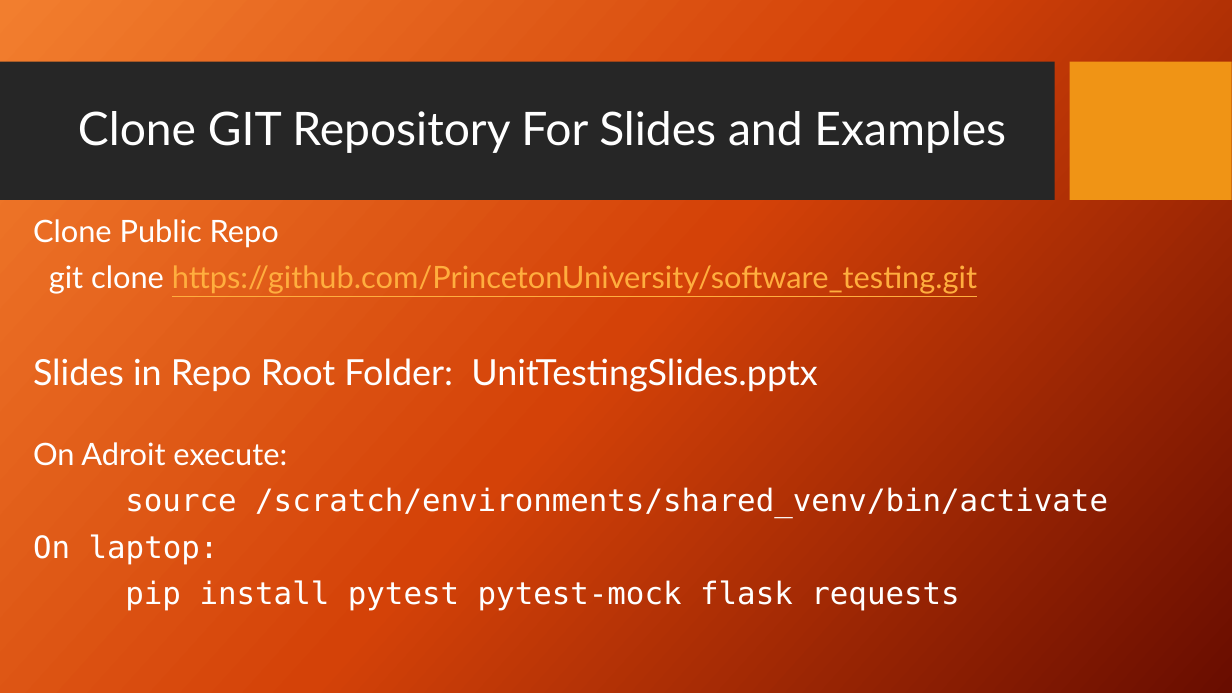
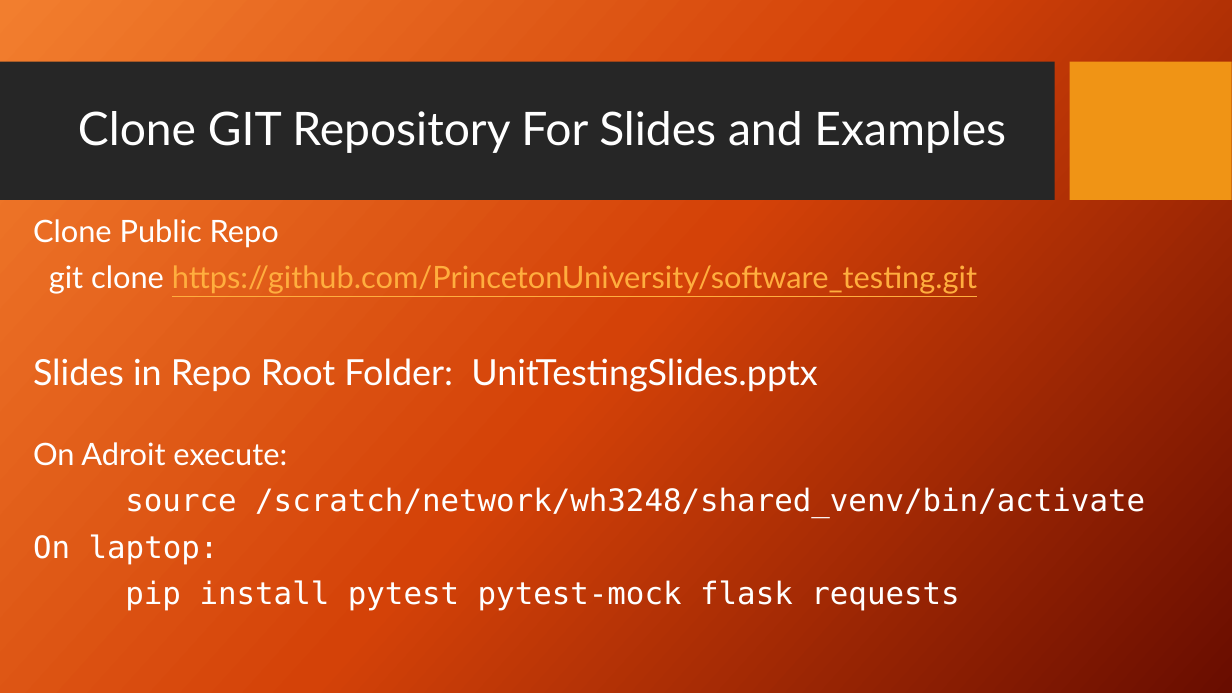
Before and after one commit to PrincetonUniversity/software_testing, a slide deck: slide 2 of UnitTestingSlides.pptx. Drawn at 1232x693 pixels with LibreOffice and Linux fonts; fonts in the diff are those of the drawing; background and template pictures are left out. Boxes give left, top, right and bottom in pixels: in the first picture for what was removed or moved away, otherwise in the second. Text is boxed around its words. In the diff, an @@ line names an element or a change of style, - is before the commit and + after.

```diff
--- a/UnitTestingSlides.pptx
+++ b/UnitTestingSlides.pptx
@@ text at (125, 486, 1145, 518): text changed @@
-source /scratch/environments/shared_venv/bin/activate
+source /scratch/network/wh3248/shared_venv/bin/activate
```
Also in this commit, not shown: 4 other slides changed, 1 slide added.
